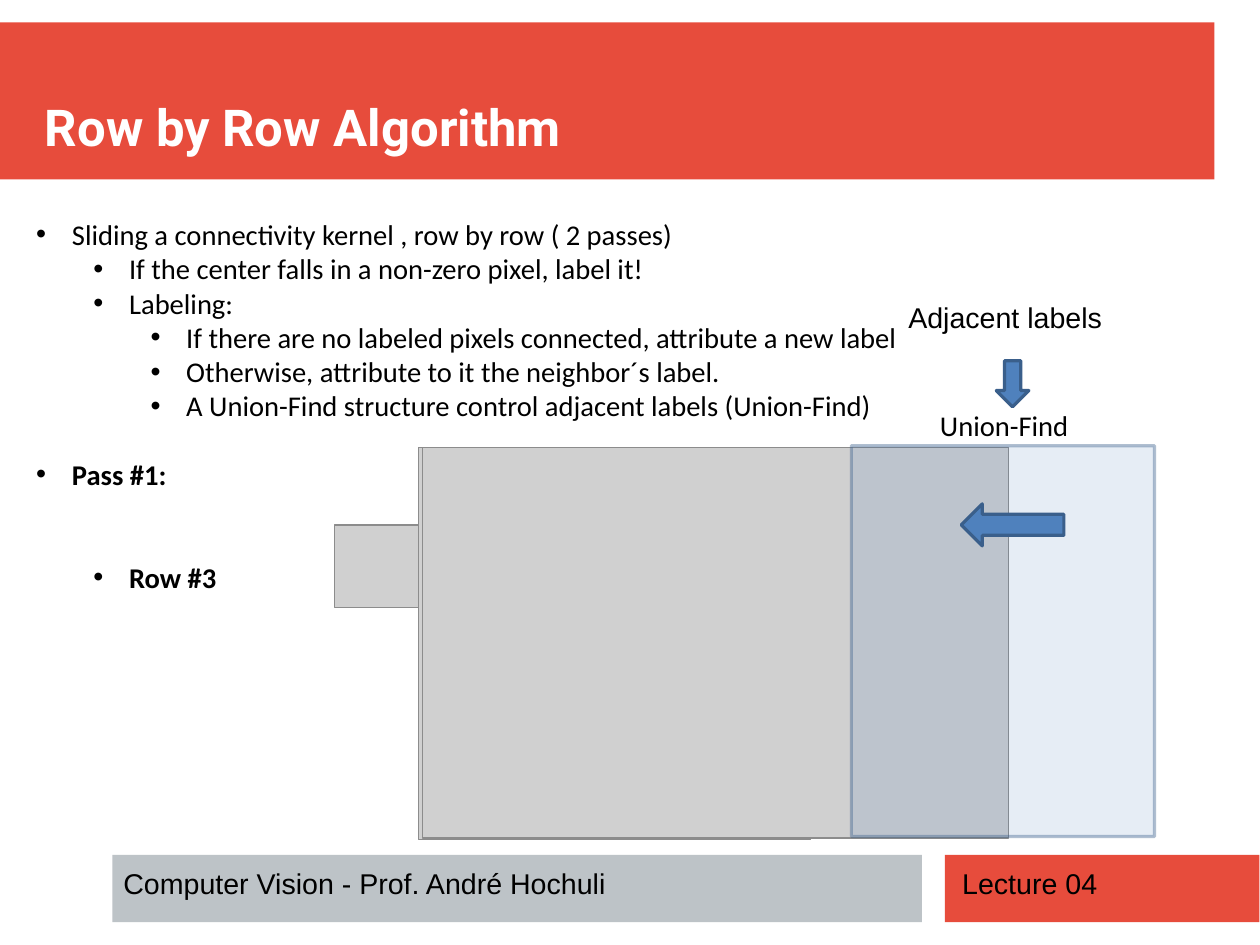
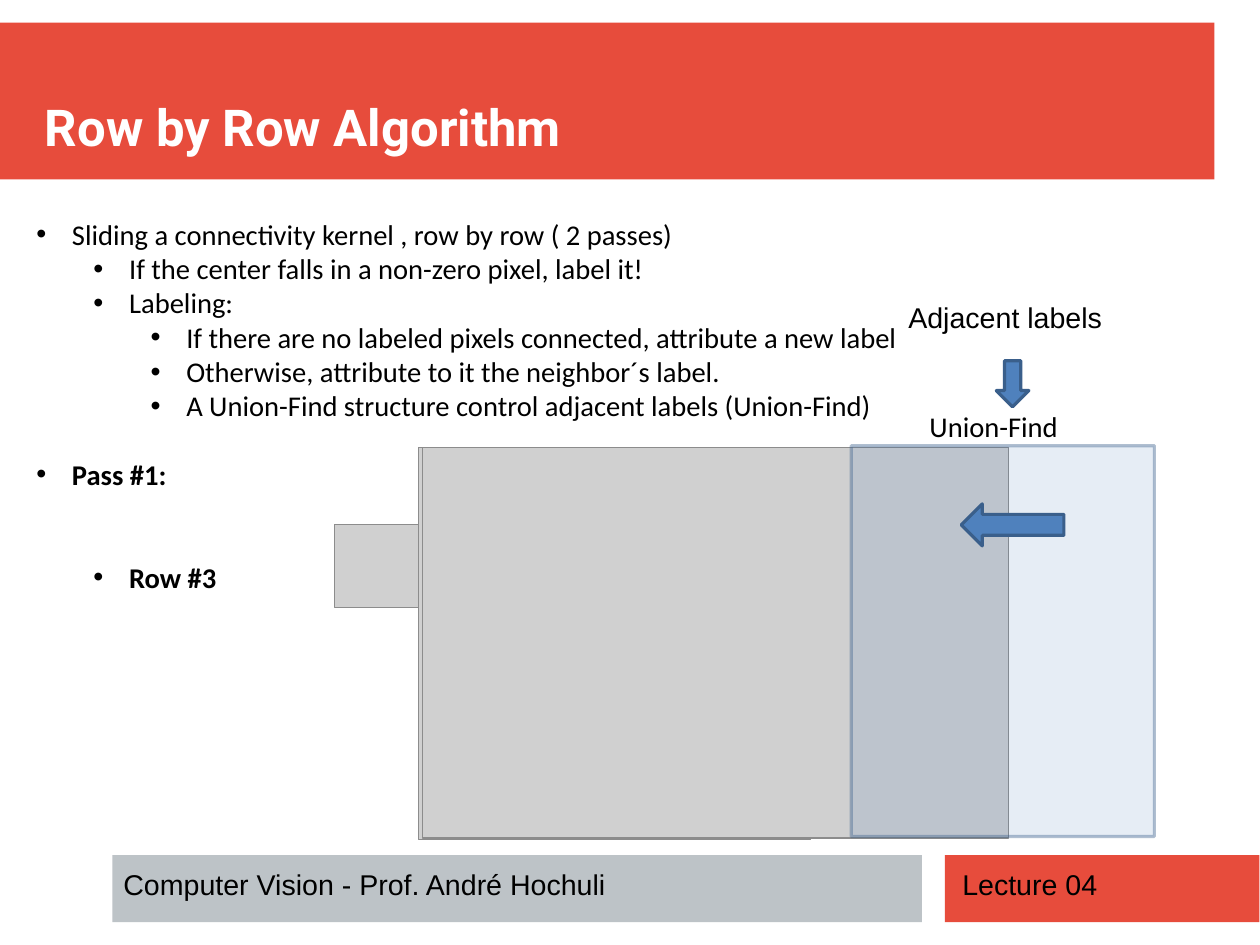
Before and after one commit to andrehochuli/teaching, a slide deck: slide 11 of ComputerVision/Lecture 04 - Finding Components/Lecture 04 - Component Segmentation.pptx. Drawn at 1260x945 pixels with LibreOffice and Linux fonts; fonts in the diff are those of the drawing; grey boxes stand for pictures. Boxes give left, top, right and bottom in pixels: in the first picture for what was removed or moved away, otherwise in the second. Text is boxed around its words. In the diff, an @@ line names an element or a change of style, - is before the commit and + after.

```diff
--- a/ComputerVision/Lecture 04 - Finding Components/Lecture 04 - Component Segmentation.pptx
+++ b/ComputerVision/Lecture 04 - Finding Components/Lecture 04 - Component Segmentation.pptx
@@ text "Union-Find": place and size @@
-text "Union-Find" at (940,416,1068,437)
+text "Union-Find" at (929,417,1057,438)
```
Also in this commit, not shown: 16 other slides changed, 17 other files.
